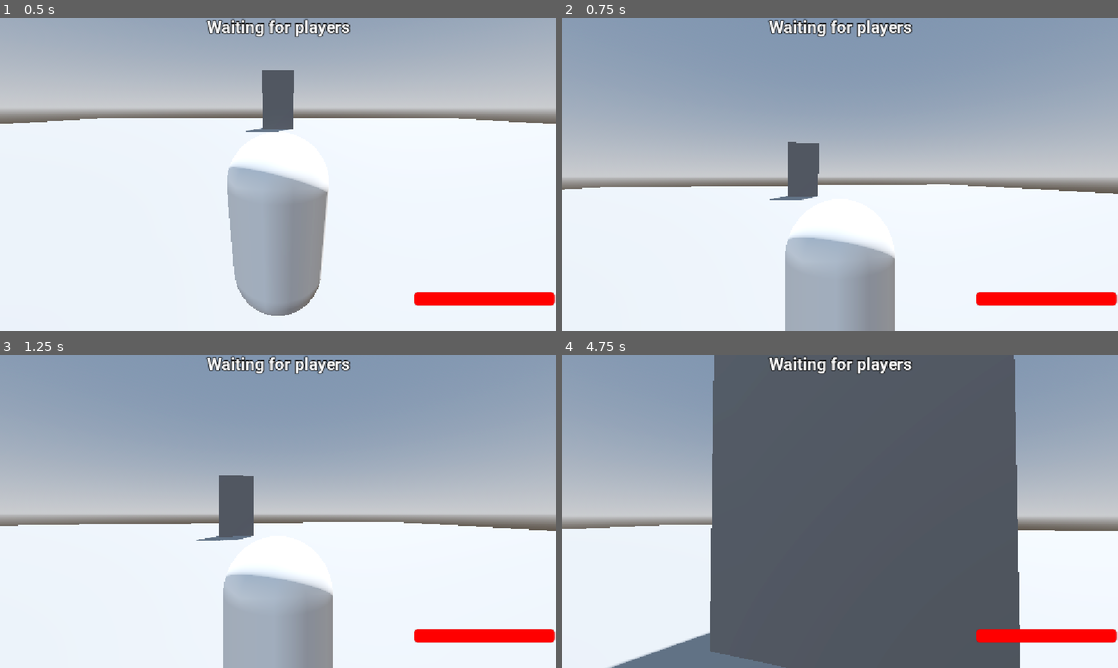
Above: before the commit, frames 1-4 (two rows, left to right).
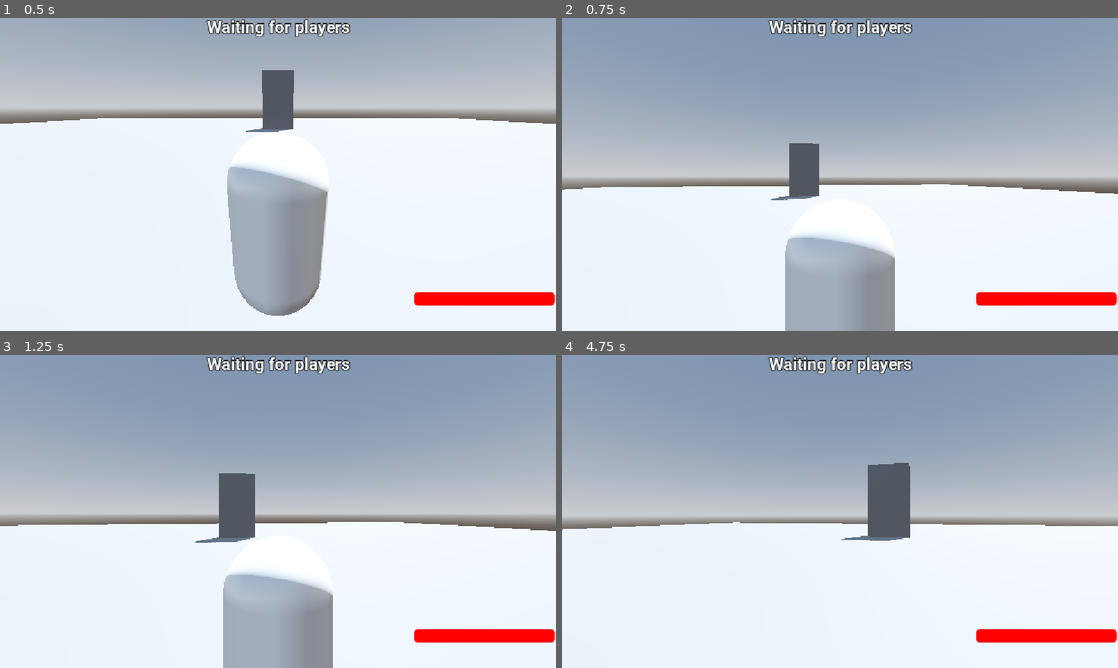
Above: after the commit, the same moments.

Repository: Virus01Official/forgotten_rewrite
Game: Godot game, scene res://main.tscn
Two runs of this game, one before a commit and one after it. Both use one fixed random seed, a clock stepped at 60 frames per second and the inputs below.
Inputs (mouse positions are in pixels of both pictures, inside the frame that each line leads up to):
- Up to frame 1 (0.5 s): no input
- Up to frame 2 (0.75 s): move the mouse to (867, 174) at 0.52 s; hold Up (ui_up) from 0.53 s (still down); tap Q (Ability1) at 0.6 s
- Up to frame 3 (1.25 s): keep holding Up (ui_up)
- Up to frame 4 (4.75 s): keep holding Up (ui_up); move the mouse to (812, 511) at 1.27 s; tap E (Ability2) at 1.35 s; move the mouse to (851, 505) at 2.02 s; tap R (Ability3) at 2.1 s; move the mouse to (834, 517) at 2.77 s; tap T (Ability4) at 2.85 s; move the mouse to (878, 514) at 3.52 s; click (878, 514) at 3.6 s; move the mouse to (795, 508) at 4.27 s; tap V (ChangeCam) at 4.35 s

Frame 1 is identical in both runs. In frame 2, 0.1% of the frame differs, in the area x 3-100%, y 39-59%; in frame 3, 0.2%; in frame 4, 54%, in the area x 0-100%, y 0-100%.

Commit message:
work on the tetris game

Diff:
--- a/default_bus_layout.tres
+++ b/default_bus_layout.tres
@@ -7,3 +7,9 @@
 bus/1/bypass_fx = false
 bus/1/volume_db = 0.0
 bus/1/send = &"Master"
+bus/2/name = &"Tetris"
+bus/2/solo = false
+bus/2/mute = false
+bus/2/bypass_fx = false
+bus/2/volume_db = 0.0
+bus/2/send = &"Master"
--- a/project.godot
+++ b/project.godot
@@ -15,6 +15,10 @@
 config/features=PackedStringArray("4.6", "Forward Plus")
 config/icon="res://icon.svg"
 
+[audio]
+
+buses/default_bus_layout="uid://ukwg211726tn"
+
 [autoload]
 
 CharData="*uid://b8bywwi02qweq"
@@ -22,6 +26,7 @@
 
 [display]
 
+window/size/mode=4
 window/stretch/mode="canvas_items"
 
 [global_group]
@@ -104,6 +109,26 @@
 "events": [Object(InputEventKey,"resource_local_to_scene":false,"resource_name":"","device":-1,"window_id":0,"alt_press …(192 unchanged characters)…
 ]
 }
+move_forward={
+"deadzone": 0.2,
+"events": [Object(InputEventKey,"resource_local_to_scene":false,"resource_name":"","device":-1,"window_id":0,"alt_pressed":false,"shift_pressed":false,"ctrl_pressed":false,"meta_pressed":false,"pressed":false,"keycode":0,"physical_keycode":87,"key_label":0,"unicode":119,"location":0,"echo":false,"script":null)
+]
+}
+move_right={
+"deadzone": 0.2,
+"events": [Object(InputEventKey,"resource_local_to_scene":false,"resource_name":"","device":-1,"window_id":0,"alt_pressed":false,"shift_pressed":false,"ctrl_pressed":false,"meta_pressed":false,"pressed":false,"keycode":0,"physical_keycode":68,"key_label":0,"unicode":100,"location":0,"echo":false,"script":null)
+]
+}
+move_left={
+"deadzone": 0.2,
+"events": [Object(InputEventKey,"resource_local_to_scene":false,"resource_name":"","device":-1,"window_id":0,"alt_pressed":false,"shift_pressed":false,"ctrl_pressed":false,"meta_pressed":false,"pressed":false,"keycode":0,"physical_keycode":65,"key_label":0,"unicode":97,"location":0,"echo":false,"script":null)
+]
+}
+move_back={
+"deadzone": 0.2,
+"events": [Object(InputEventKey,"resource_local_to_scene":false,"resource_name":"","device":-1,"window_id":0,"alt_pressed":false,"shift_pressed":false,"ctrl_pressed":false,"meta_pressed":false,"pressed":false,"keycode":0,"physical_keycode":83,"key_label":0,"unicode":115,"location":0,"echo":false,"script":null)
+]
+}
 
 [physics]
 
--- a/scenes/other/snake.tscn
+++ /dev/null
@@ -1,11 +0,0 @@
-[gd_scene format=3 uid="uid://bg2chmdsjyk0v"]
-
-[sub_resource type="StyleBoxFlat" id="StyleBoxFlat_pjmmk"]
-bg_color = Color(0, 0, 0, 1)
-
-[node name="Snake" type="Node2D" unique_id=2082571]
-
-[node name="Panel" type="Panel" parent="." unique_id=798834045]
-offset_right = 1152.0
-offset_bottom = 650.0
-theme_override_styles/panel = SubResource("StyleBoxFlat_pjmmk")
--- /dev/null
+++ b/scenes/other/tetris.tscn
@@ -0,0 +1,77 @@
+[gd_scene format=3 uid="uid://bg2chmdsjyk0v"]
+
+[ext_resource type="FontFile" uid="uid://diu4olylqsotv" path="res://assets/fonts/Roboto/static/Roboto-Bold.ttf" id="1_8li27"]
+[ext_resource type="Script" uid="uid://nk0sx8wqd7hv" path="res://scripts/tetris.gd" id="1_jbimy"]
+
+[sub_resource type="StyleBoxFlat" id="StyleBoxFlat_pjmmk"]
+bg_color = Color(0, 0, 0, 1)
+
+[sub_resource type="LabelSettings" id="LabelSettings_deo47"]
+font = ExtResource("1_8li27")
+font_size = 35
+
+[sub_resource type="LabelSettings" id="LabelSettings_jbimy"]
+font = ExtResource("1_8li27")
+font_size = 24
+
+[sub_resource type="LabelSettings" id="LabelSettings_b1ev3"]
+font = ExtResource("1_8li27")
+font_size = 24
+
+[sub_resource type="StyleBoxFlat" id="StyleBoxFlat_deo47"]
+bg_color = Color(0.099985994, 0.09998601, 0.099985965, 1)
+
+[node name="tetris" type="Node2D" unique_id=2082571]
+script = ExtResource("1_jbimy")
+
+[node name="Panel" type="Panel" parent="." unique_id=798834045]
+offset_right = 1152.0
+offset_bottom = 650.0
+theme_override_styles/panel = SubResource("StyleBoxFlat_pjmmk")
+
+[node name="Label" type="Label" parent="." unique_id=355711166]
+offset_left = 866.0
+offset_top = 2.0
+offset_right = 1152.0
+offset_bottom = 44.0
+text = "Score: 0"
+label_settings = SubResource("LabelSettings_deo47")
+horizontal_alignment = 1
+vertical_alignment = 1
+
+[node name="Label4" type="Label" parent="." unique_id=906735286]
+offset_left = 866.0
+offset_top = 121.0
+offset_right = 1152.0
+offset_bottom = 163.0
+text = "Next:"
+label_settings = SubResource("LabelSettings_deo47")
+horizontal_alignment = 1
+vertical_alignment = 1
+
+[node name="Label2" type="Label" parent="." unique_id=1380149147]
+offset_left = -2.0
+offset_right = 284.0
+offset_bottom = 42.0
+text = "Keybinds:"
+label_settings = SubResource("LabelSettings_jbimy")
+horizontal_alignment = 1
+vertical_alignment = 1
+
+[node name="Label3" type="Label" parent="." unique_id=1527107871]
+offset_top = 44.0
+offset_right = 286.0
+offset_bottom = 86.0
+text = "arrows, r, space"
+label_settings = SubResource("LabelSettings_b1ev3")
+horizontal_alignment = 1
+vertical_alignment = 1
+
+[node name="Panel2" type="Panel" parent="." unique_id=588843695]
+offset_left = 286.0
+offset_right = 864.0
+offset_bottom = 648.0
+theme_override_styles/panel = SubResource("StyleBoxFlat_deo47")
+
+[node name="TetrisTheme" type="AudioStreamPlayer2D" parent="." unique_id=635564822]
+bus = &"Tetris"
--- a/scripts/player.gd
+++ b/scripts/player.gd
@@ -211,7 +211,7 @@
 		else:
 			stamina = min(stamina + STAMINA_RECOVER * delta, MAX_STAMINA)
 
-	var input_dir := Input.get_vector("ui_left", "ui_right", "ui_up", "ui_down")
+	var input_dir := Input.get_vector("move_left", "move_right", "move_forward", "move_back")
 	var direction := (transform.basis * Vector3(input_dir.x, 0, input_dir.y)).normalized()
 	if direction:
 		velocity.x = direction.x * current_speed
--- /dev/null
+++ b/scripts/tetris.gd
@@ -0,0 +1 @@
+extends Node2D
Not shown, added: scripts/tetris.gd.uid
